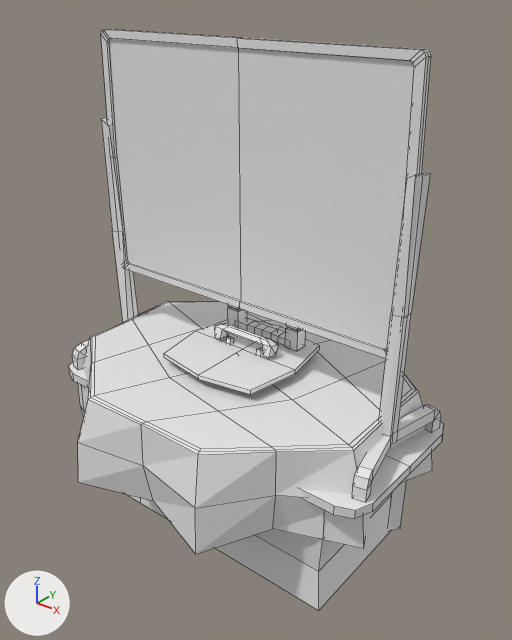
Two versions of the Blender file P2/sin_nombre.blend, one commit apart.
Rendered twice from a 50 mm camera at (2.93, -3.51, 2.82) aimed at (0.11, 0.02, 0.63). Arrows for +X, +Y and +Z are at lower left; the lights stay in place. Mesh edges are drawn as thin lines.

Objects in the first picture: 'Escritorio', 'Mantel mesa', 'Tabla pistas', 'Tablero', 'Telefono', 'silla'.
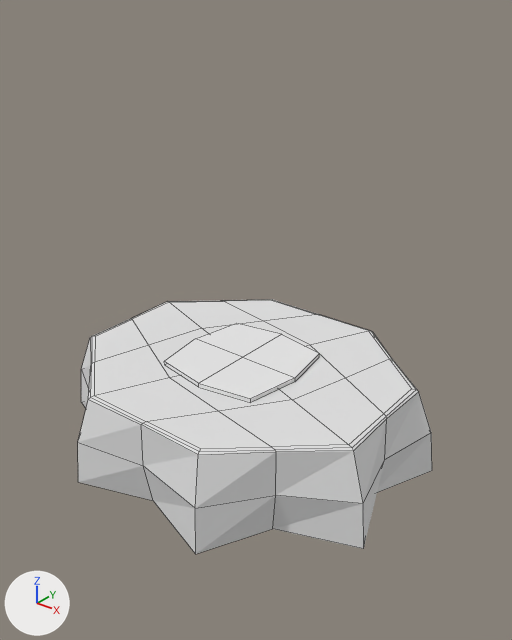
Changed parts and their boxes (x1, y1, x2, y2) in the pictures (512 x 640 px):
'Tabla pistas', hidden
    before: (72, 29, 441, 502)
'Escritorio', hidden
    before: (68, 362, 444, 611)
'Tablero', moved
    before: (164, 319, 320, 395)
    after: (164, 323, 320, 402)
'silla', hidden
    before: (228, 305, 306, 351)
'Telefono', hidden
    before: (214, 323, 278, 357)

Patch to the scene script:
```diff
--- a/P2/sin_nombre.blend.py
+++ b/P2/sin_nombre.blend.py
@@ ob_silla @@
 ob_silla.location = (0.0, 0.0, 0.0)
+ob_silla.hide_set(True)
@@ ob_tablero @@
 ob_tablero = bpy.data.objects.new('Tablero', me_circle_003)
-ob_tablero.location = (0.0, 0.0, 0.0)
+ob_tablero.location = (0.0, 0.0, -0.064)
@@ ob_tabla_pistas @@
 ob_tabla_pistas.location = (0.0, 0.0, 0.0)
+ob_tabla_pistas.hide_set(True)
@@ ob_escritorio @@
 ob_escritorio.location = (0.0, 0.0, 0.0)
+ob_escritorio.hide_set(True)
@@ ob_telefono @@
 ob_telefono.location = (0.0, 0.0, 0.0)
+ob_telefono.hide_set(True)
```
